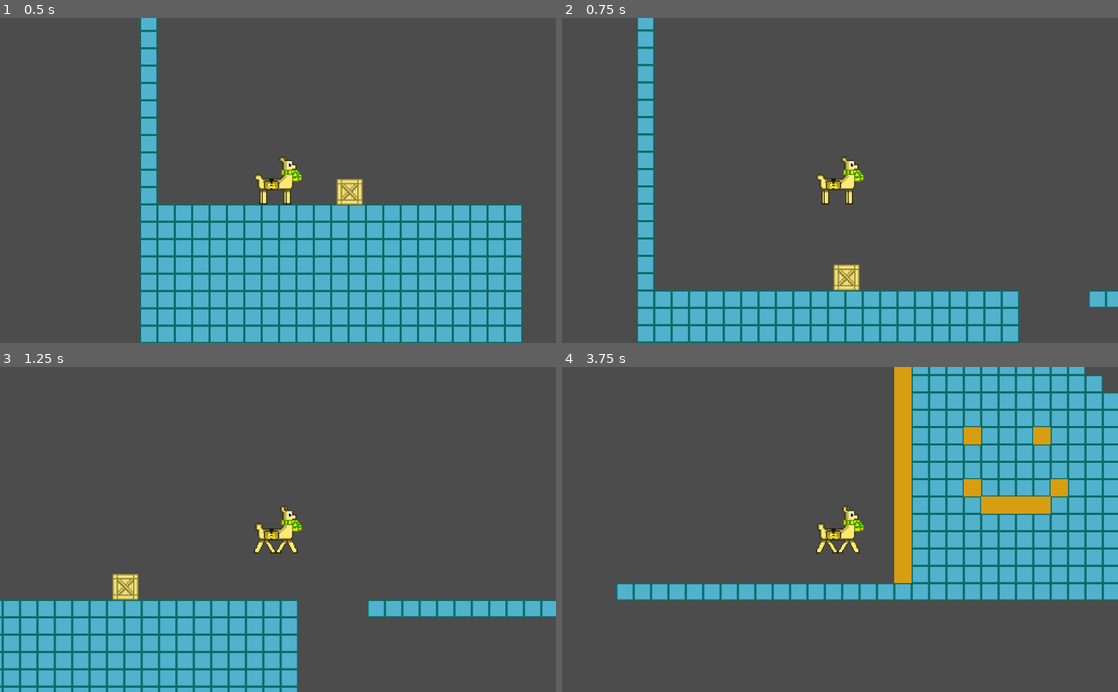
Above: before the commit, frames 1-4 (two rows, left to right).
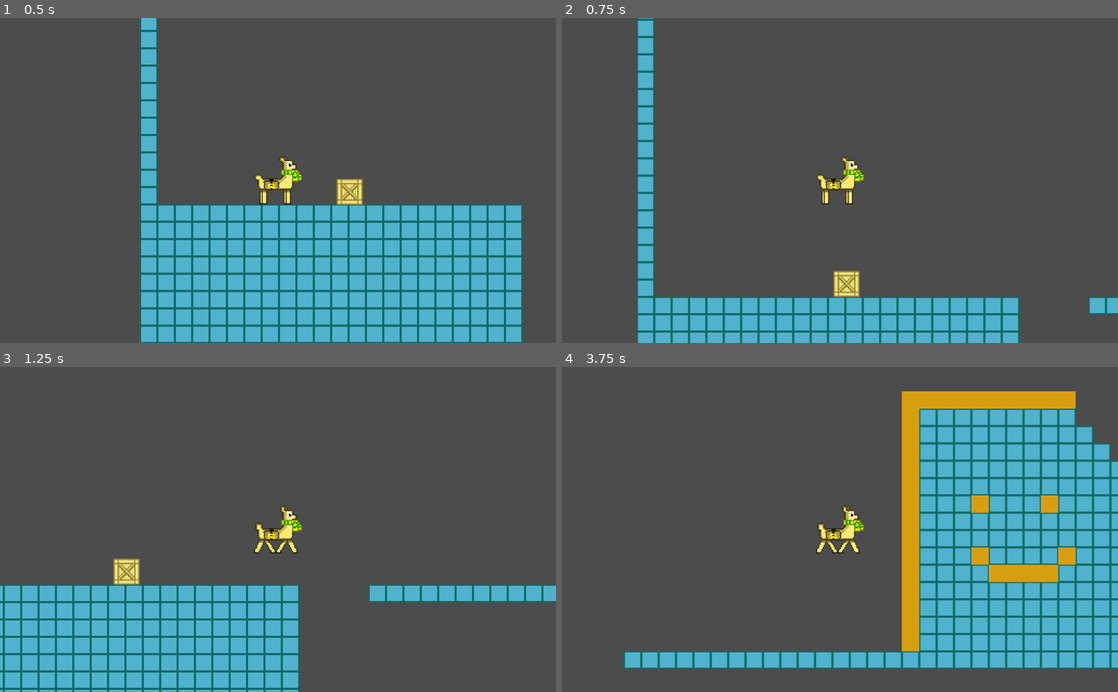
Above: after the commit, the same moments.

Repository: LeoDog896/Llama-Zips
Game: Godot game, scene res://Templates/LevelTemplate.tscn
Two runs of this game, one before a commit and one after it. Both use one fixed random seed, a clock stepped at 60 frames per second and the inputs below.
Inputs:
- Up to frame 1 (0.5 s): no input
- Up to frame 2 (0.75 s): tap Enter at 0.5 s; hold Right (ui_right) from 0.53 s (still down); hold Up (ui_up) from 0.53 s (still down)
- Up to frame 3 (1.25 s): keep holding Right (ui_right); keep holding Up (ui_up)
- Up to frame 4 (3.75 s): release Up (ui_up) at 1.28 s; tap Up (ui_up) at 1.35, 1.52, 1.82, 2.85, 3.02, 3.32 s; release Right (ui_right) at 2.03 s; hold A (ui_left) 2.03-2.78 s; hold Up (ui_up) 2.03-2.78 s; hold Right (ui_right) from 2.78 s (still down); hold Up (ui_up) from 3.53 s (still down)

Frame 1 is identical in both runs. In frame 2, 4.8% of the frame differs, in the area x 13-100%, y 0-100%; in frame 3, 12%; in frame 4, 30%, in the area x 9-100%, y 0-93%.

Commit message:
Script changes

Diff:
--- a/Utils/Scripts/Player.gd
+++ b/Utils/Scripts/Player.gd
@@ -30,7 +30,7 @@
 		velocity.x = 0
 		sprite.play("standing")
 	if Input.is_action_pressed("ui_up") and is_on_floor():
-		velocity.y = -580
+		velocity.y = -610
 	elif is_on_floor():
 		velocity.y = 0
 	move_and_slide(velocity, Vector2(0, -1), false, 4, 0.785398, false)
@@ -46,7 +46,7 @@
 	elif velocity.x > 0:
 		sprite.set_flip_h(false)
 	if Input.is_action_pressed("ui_up") and is_on_floor():
-		velocity.y = -680
+		velocity.y = -610
 
 var collision_point
 
